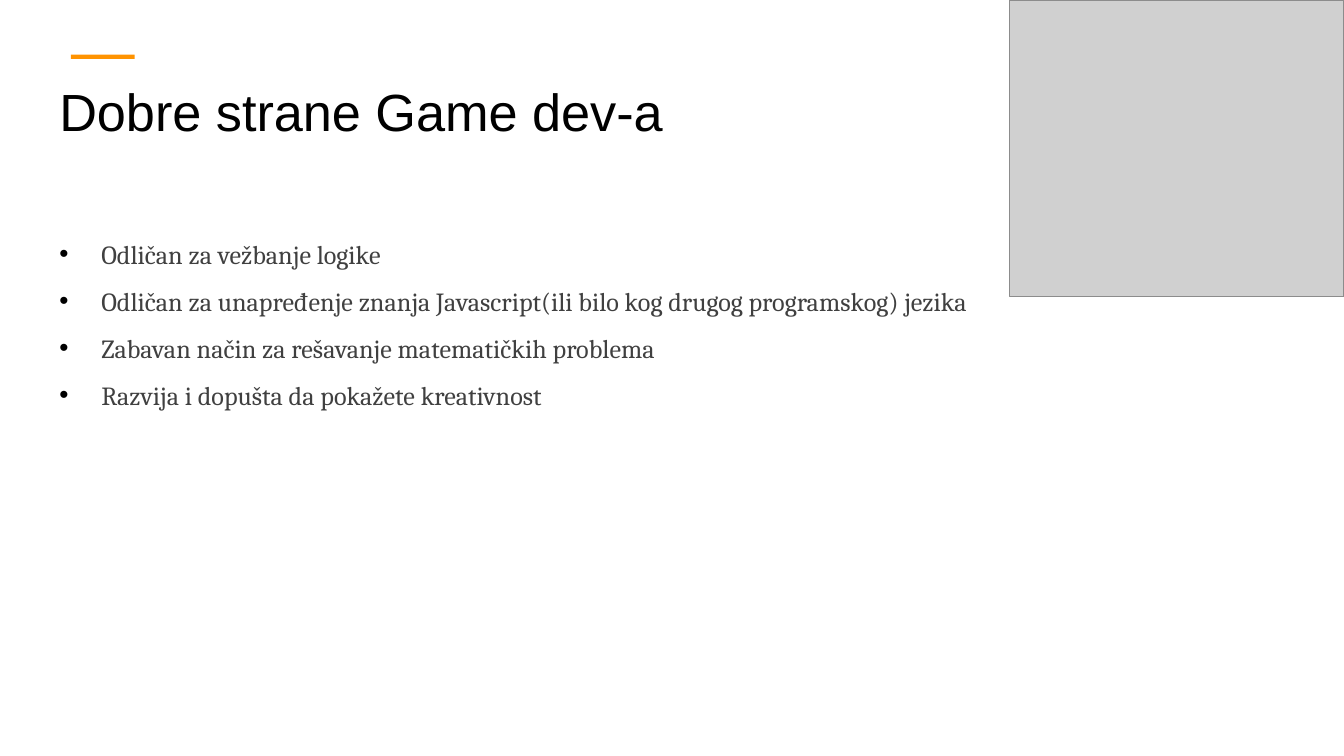
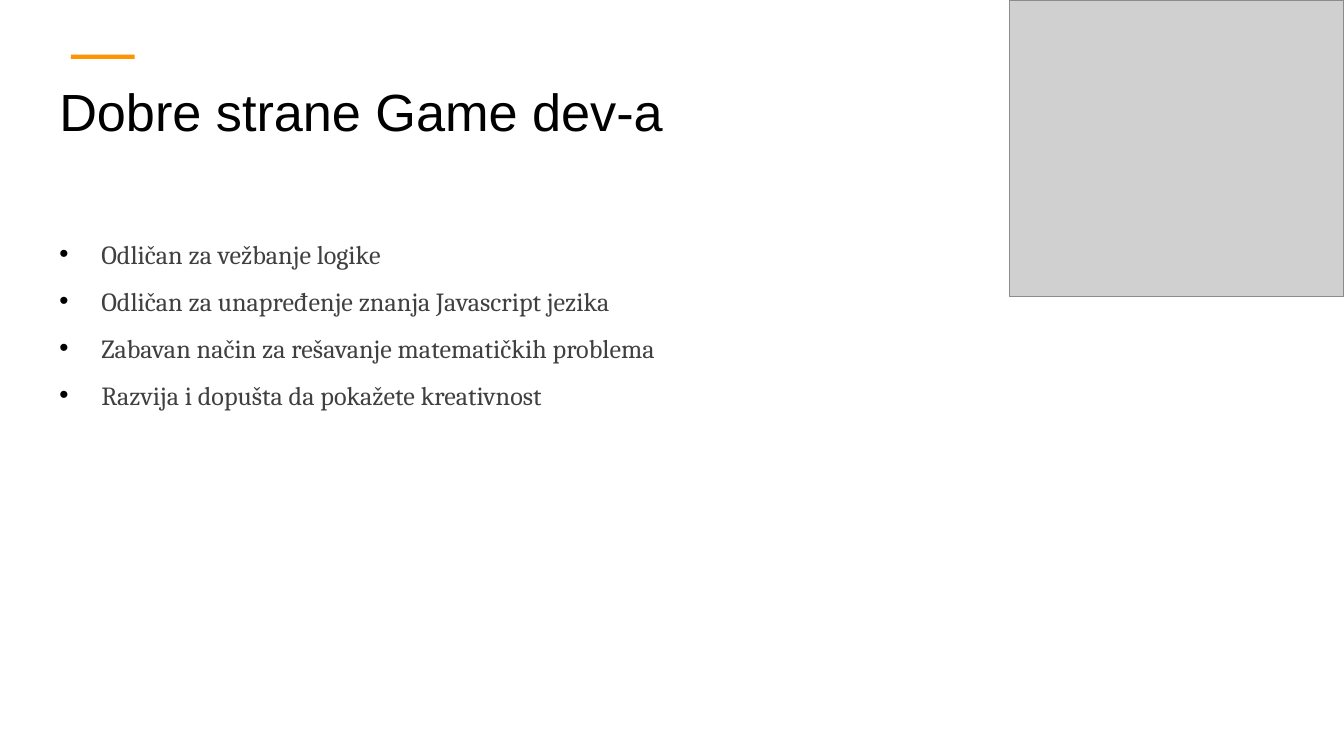
Before and after one commit to ObradovicZ/platformer, a slide deck: slide 14 of PPT-Prezentacija.pptx. Drawn at 1344x756 pixels with LibreOffice and Linux fonts; fonts in the diff are those of the drawing; grey boxes stand for pictures. Boxes give left, top, right and bottom in pixels: in the first picture for what was removed or moved away, otherwise in the second. Text is boxed around its words. In the diff, an @@ line names an element or a change of style, - is before the commit and + after.

```diff
--- a/PPT-Prezentacija.pptx
+++ b/PPT-Prezentacija.pptx
@@ text at <box>101,293,609,317</box>: text changed @@
-• Odličan za unapređenje znanja Javascript(ili bilo kog drugog programskog) jezika
+• Odličan za unapređenje znanja Javascript jezika
```
Also in this commit, not shown: 3 other slides changed, 3 other files.
